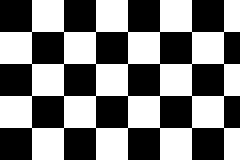
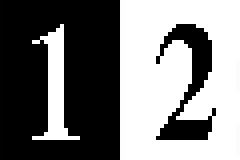
Layer changes from the first 240x160 image to the second:
added layer "2" above "1" over left=156, top=24, right=216, bottom=140
added layer "1" above "Laag 4" over left=32, top=24, right=80, bottom=140
renamed "Laag 3" to "Laag 4", painted on it over left=0, top=0, right=240, bottom=160
